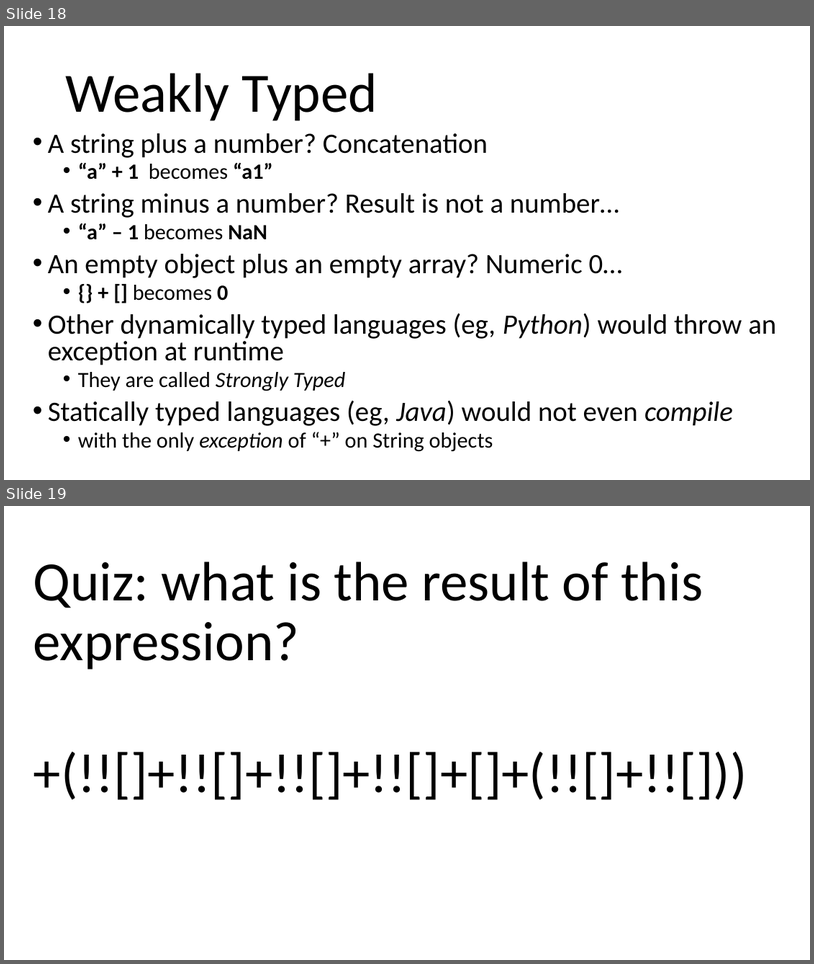
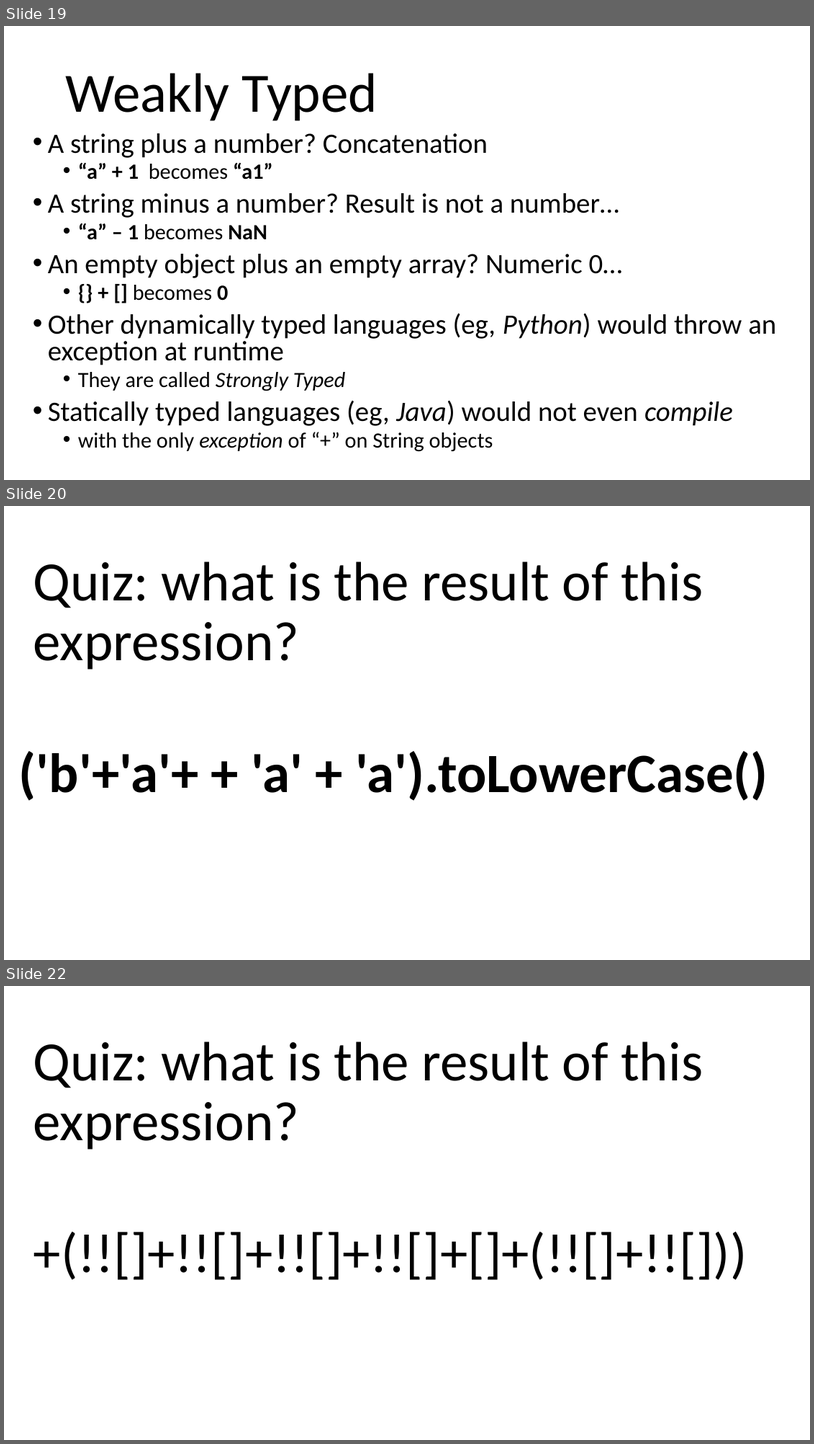
Before and after one commit to arcuri82/web_development_and_api_design, a slide deck: docs/slides/lesson_01.pptx. Shown one above the other, each under a label of ours: slides 18 and 19 before the commit, slides 19, 20 and 22 after it; the slides between them are not shown. The pictures are 814x964 and 814x1444 pixels, drawn with LibreOffice and Linux fonts; fonts in the diff are those of the drawing. Boxes give left, top, right and bottom in pixels: in the first picture for what was removed or moved away, otherwise in the second. Text is boxed around its words. In the diff, an @@ line names an element or a change of style, - is before the commit and + after.

```diff
--- a/docs/slides/lesson_01.pptx
+++ b/docs/slides/lesson_01.pptx
@@ slide 20 added at [4,506,810,960], background #FFFFFF @@
@@ title added at [34,561,703,669], 66 pt, text #000000 @@
+Quiz: what is the result of this expression?
@@ text added at [19,751,769,800], 66 pt, text #000000, bold @@
+('b'+'a'+ + 'a' + 'a').toLowerCase()
@@ what was slide 18 is now slide 19 @@
@@ what was slide 19 is now slide 22 @@
```
Also in this commit, not shown: 10 slides changed, 4 other slides added, 1 other file.
